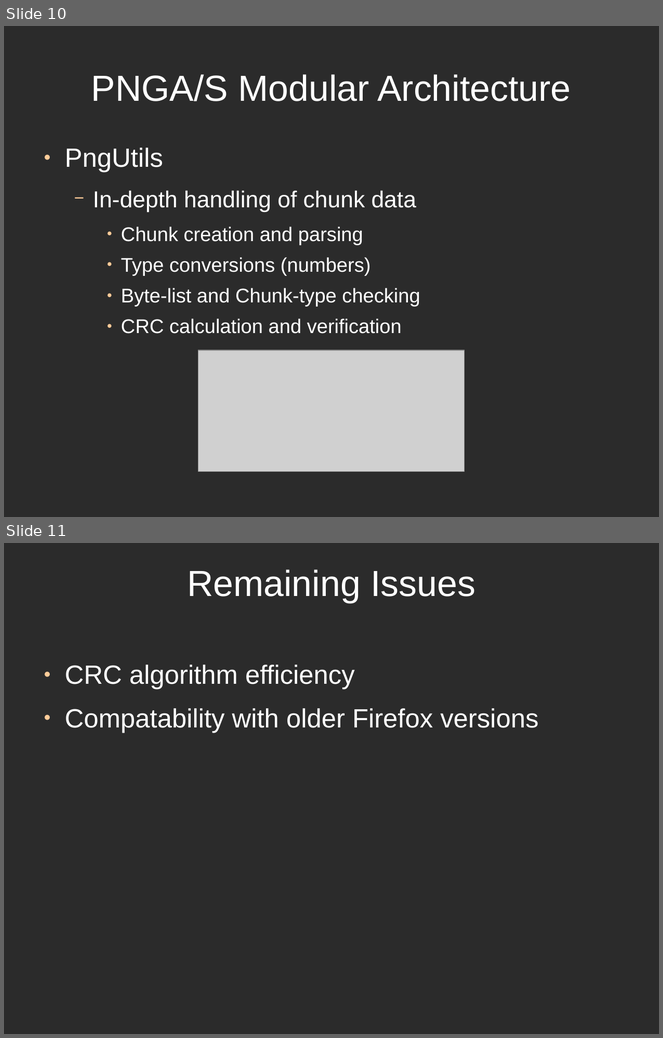
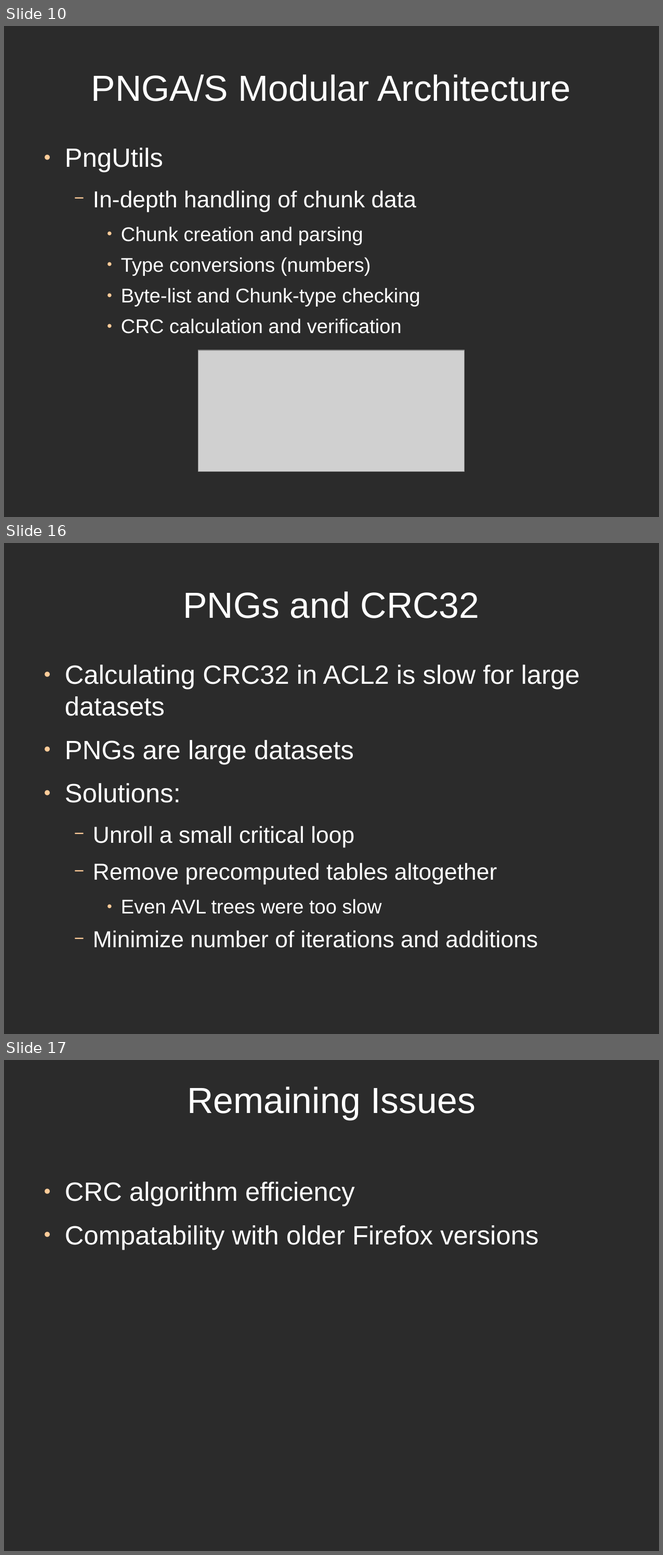
Before and after one commit to directrix1/se2, a slide deck: wip/SE2Presentation.odp. Shown one above the other, each under a label of ours: slides 10 and 11 before the commit, slides 10, 16 and 17 after it; the slides between them are not shown. The pictures are 663x1038 and 663x1555 pixels, drawn with LibreOffice and Linux fonts; fonts in the diff are those of the drawing; grey boxes stand for pictures; background and template pictures are left out; a plain dark background stands for a picture behind light text. Boxes give left, top, right and bottom in pixels: in the first picture for what was removed or moved away, otherwise in the second. Text is boxed around its words. In the diff, an @@ line names an element or a change of style, - is before the commit and + after.

```diff
--- a/wip/SE2Presentation.odp
+++ b/wip/SE2Presentation.odp
@@ slide 16 added at (4, 543, 659, 1034), background picture (left out) @@
@@ title added at (183, 591, 480, 618), 44 pt, text #FFFFFF @@
+PNGs and CRC32
@@ text added at (65, 665, 580, 948), 28 pt, text #FFFFFF @@
+● Calculating CRC32 in ACL2 is slow for large datasets
+● PNGs are large datasets
+● Solutions:
+  − Unroll a small critical loop
+  − Remove precomputed tables altogether
+    ● Even AVL trees were too slow
+  − Minimize number of iterations and additions
@@ what was slide 11 is now slide 17 @@
```
Also in this commit, not shown: 5 other slides added.
